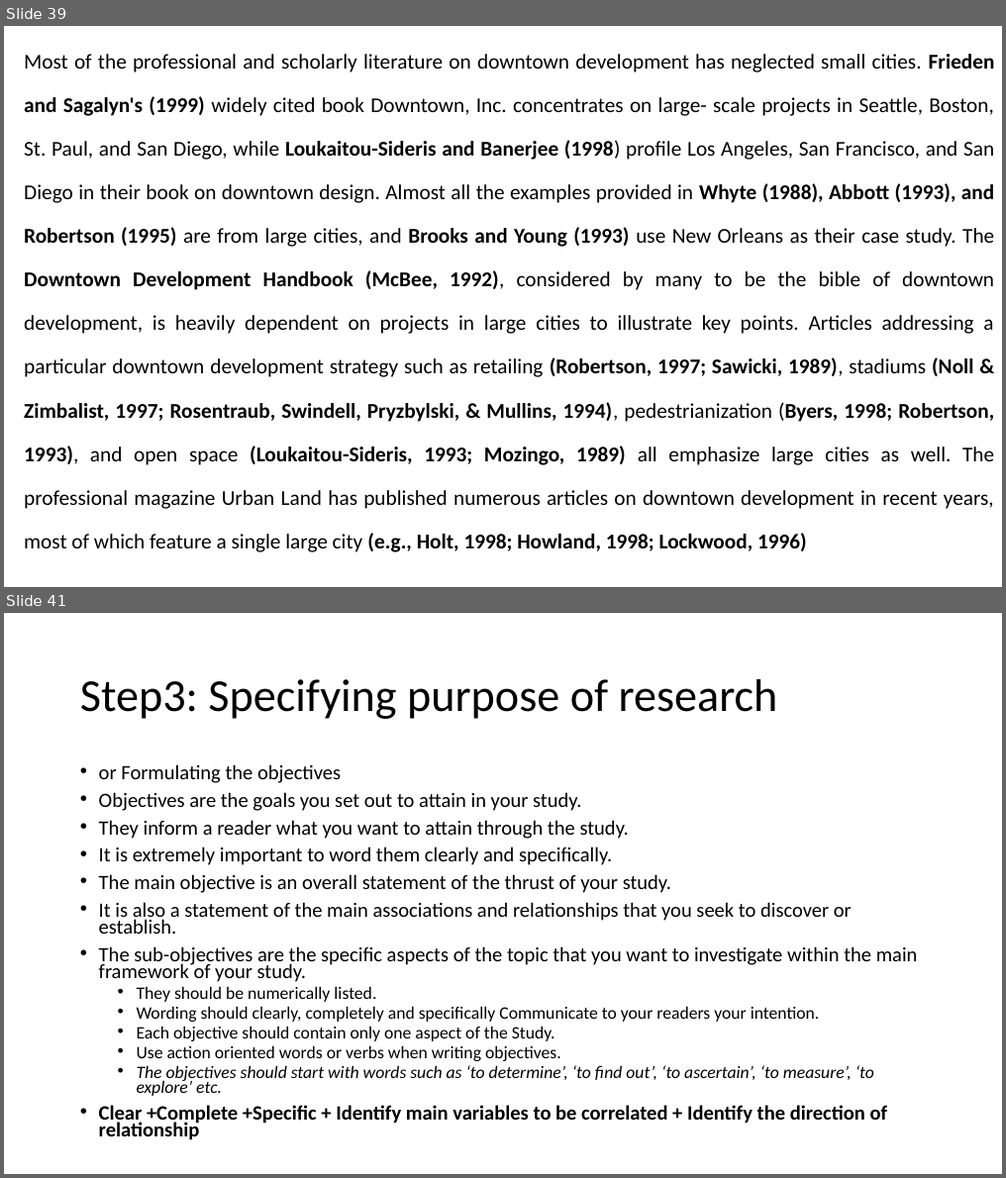
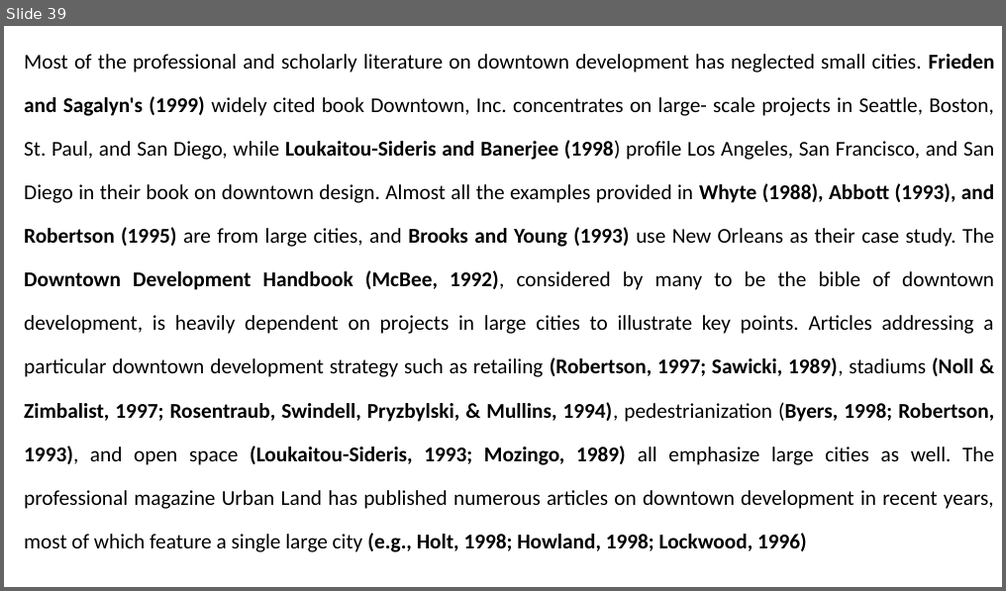
Before and after one commit to dlisbbau/mlis, a slide deck: Vinit-MLIS-104-01-Research Basics.pptx. Shown one above the other, each under a label of ours: slides 39 and 41 before the commit, slide 39 after it; the slides between them are not shown. The pictures are 1006x1178 and 1006x591 pixels, drawn with LibreOffice and Linux fonts; fonts in the diff are those of the drawing. Boxes give left, top, right and bottom in pixels: in the first picture for what was removed or moved away, otherwise in the second. Text is boxed around its words. In the diff, an @@ line names an element or a change of style, - is before the commit and + after.

```diff
--- a/Vinit-MLIS-104-01-Research Basics.pptx
+++ b/Vinit-MLIS-104-01-Research Basics.pptx
@@ slide 41 removed at [4,613,1002,1174], background #FFFFFF @@
@@ title removed at [80,679,778,719] @@
-Step3: Specifying purpose of research
@@ text removed at [99,764,918,1141] @@
-• or Formulating the objectives
-• Objectives are the goals you set out to attain in your study.
-• They inform a reader what you want to attain through the study.
-• It is extremely important to word them clearly and specifically.
-• The main objective is an overall statement of the thrust of your study.
-• It is also a statement of the main associations and relationships that you seek to discover or establish.
-• The sub-objectives are the specific aspects of the topic that you want to investigate within the main framework of your study.
-  • They should be numerically listed.
-  • Wording should clearly, completely and specifically Communicate to your readers your intention.
-  • Each objective should contain only one aspect of the Study.
-  • Use action oriented words or verbs when writing objectives.
-  • The objectives should start with words such as ‘to determine’, ‘to find out’, ‘to ascertain’, ‘to measure’, ‘to explore’ etc.
-• Clear +Complete +Specific + Identify main variables to be correlated + Identify the direction of relationship
```
Also in this commit, not shown: 3 other slides removed, 12 other files.
